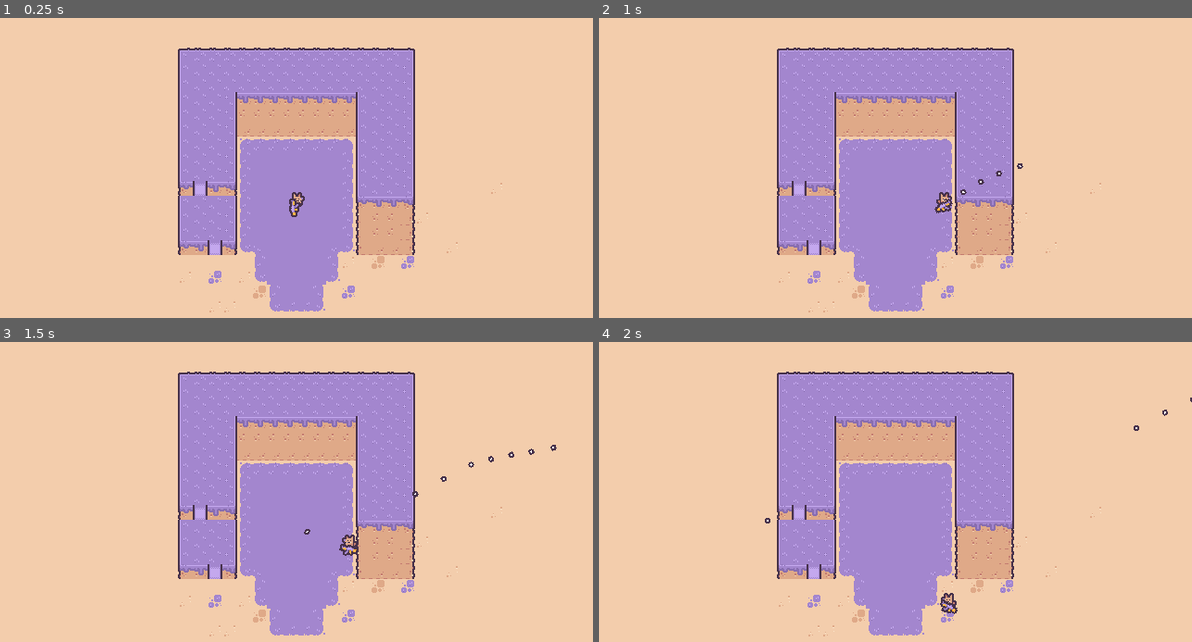
Above: before the commit, frames 1-4 (two rows, left to right).
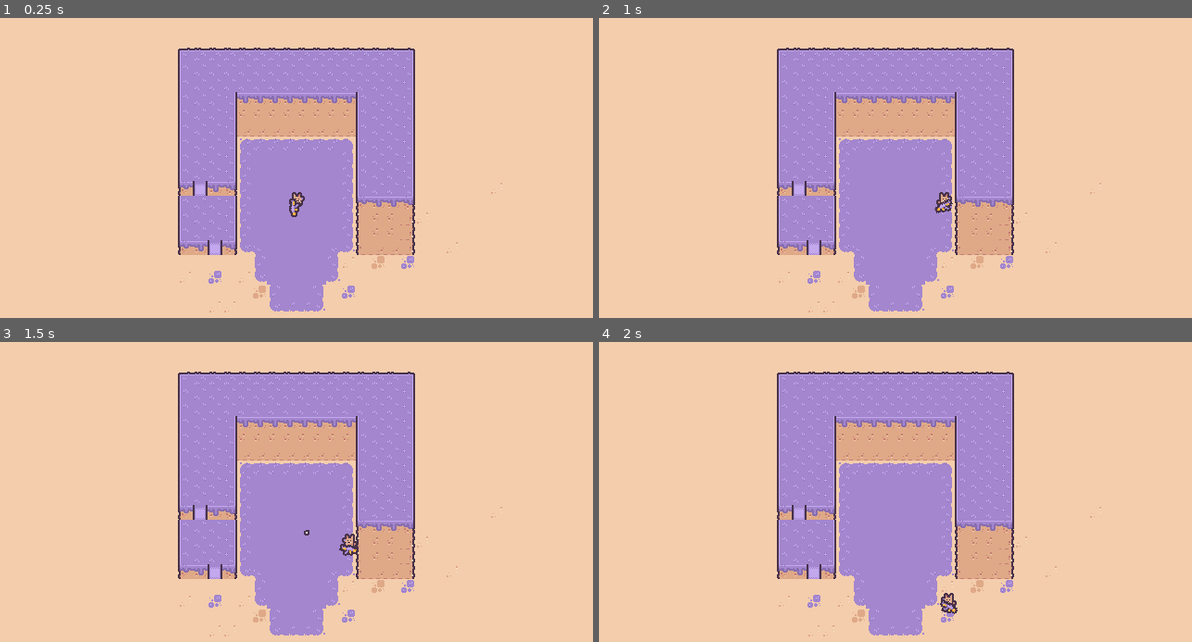
Above: after the commit, the same moments.

Repository: Razaann/Treepocalypse
Game: Godot game, scene res://Player/Player Scene/test_debug_player.tscn
Two runs of this game, one before a commit and one after it. Both use one fixed random seed, a clock stepped at 60 frames per second and the inputs below.
Inputs (mouse positions are in pixels of both pictures, inside the frame that each line leads up to):
- Up to frame 1 (0.25 s): no input
- Up to frame 2 (1 s): tap Enter at 0.5 s; move the mouse to (1025, 168) at 0.52 s; press the mouse at (1025, 168) at 0.53 s; hold D (move_right) from 0.53 s (still down)
- Up to frame 3 (1.5 s): move the mouse to (177, 525) at 1.27 s; release D (move_right) at 1.28 s; release the mouse at (177, 525) at 1.28 s; hold S (move_down) from 1.28 s (still down); click (177, 525) at 1.35 s
- Up to frame 4 (2 s): keep holding S (move_down)

Frame 1 is identical in both runs. In frame 2, less than 0.1% of the frame differs, in the area x 56-72%, y 48-63%; in frame 3, 0.1%, in the area x 51-94%, y 34-66%; in frame 4, less than 0.1%.

Commit message:
Add bullet collision and shooting spread
Add Area2D + CircleShape to bullets and handle body_entered so bullets free on hitting walls; register tilemap layer in the "wall" group and add a global_group entry for it in project.godot. Implement random shot spread in gun.gd (small angle randomness) and slightly lower gun SFX volume. Disable an imported AnimationPlayer track in player.tscn and add an onready reference to AnimationPlayer in player.gd (ready call left commented). Leaves a TODO comment to randomize SFX pitch.

Diff:
--- a/Player/Player Scene/bullet.tscn
+++ b/Player/Player Scene/bullet.tscn
@@ -3,14 +3,23 @@
 [ext_resource type="Texture2D" uid="uid://0ktwbqfvwaiy" path="res://Player/Player Assets/Tilemap/weapons_tilemap_packed.png" id="1_sv4u3"]
 [ext_resource type="Script" uid="uid://b8b2ylrdgt7pf" path="res://Player/Player Scripts/bullet.gd" id="1_xiq3n"]
 
+[sub_resource type="CircleShape2D" id="CircleShape2D_xiq3n"]
+radius = 3.0
+
 [node name="Bullet" type="Node2D" unique_id=332507488]
 script = ExtResource("1_xiq3n")
+
+[node name="VisibleOnScreenNotifier2D" type="VisibleOnScreenNotifier2D" parent="." unique_id=1351316156]
 
 [node name="Sprite2D" type="Sprite2D" parent="." unique_id=41902099]
 texture = ExtResource("1_sv4u3")
 region_enabled = true
 region_rect = Rect2(72, 48, 24, 24)
 
-[node name="VisibleOnScreenNotifier2D" type="VisibleOnScreenNotifier2D" parent="." unique_id=1351316156]
+[node name="BulletArea2D" type="Area2D" parent="." unique_id=1164314743]
+
+[node name="CollisionShape2D" type="CollisionShape2D" parent="BulletArea2D" unique_id=1483984152]
+shape = SubResource("CircleShape2D_xiq3n")
 
 [connection signal="screen_exited" from="VisibleOnScreenNotifier2D" to="." method="_on_visible_on_screen_notifier_2d_screen_exited"]
+[connection signal="body_entered" from="BulletArea2D" to="." method="_on_bullet_area_2d_body_entered"]
--- a/Player/Player Scene/gun.tscn
+++ b/Player/Player Scene/gun.tscn
@@ -15,7 +15,7 @@
 
 [node name="Shoot_Sfx" type="AudioStreamPlayer2D" parent="." unique_id=2110209091]
 stream = ExtResource("3_2phu2")
-volume_db = -10.0
+volume_db = -15.0
 
 [node name="Muzzle" type="Marker2D" parent="." unique_id=53190740]
 position = Vector2(12, -4)
--- a/Player/Player Scene/player.tscn
+++ b/Player/Player Scene/player.tscn
@@ -27,7 +27,7 @@
 loop_mode = 2
 tracks/0/type = "value"
 tracks/0/imported = false
-tracks/0/enabled = true
+tracks/0/enabled = false
 tracks/0/path = NodePath("PlayerSprite:scale")
 tracks/0/interp = 1
 tracks/0/loop_wrap = true
--- a/Player/Player Scene/test_debug_player.tscn
+++ b/Player/Player Scene/test_debug_player.tscn
@@ -5,7 +5,7 @@
 
 [node name="TestDebugPlayer" type="Node2D" unique_id=661408575]
 
-[node name="TileMapLayer" type="TileMapLayer" parent="." unique_id=1258294843]
+[node name="TileMapLayer" type="TileMapLayer" parent="." unique_id=1258294843 groups=["wall"]]
 tile_map_data = PackedByteArray("AAAQAA8AAAAAAAcAAAAXAA8AAAACAAcAAAAXAAgAAAACAAUAAAAQAAgAAAAAAAUAAAARAAgAAAABAAUAAAASAA …(4032 unchanged characters)…
 tile_set = ExtResource("1_4qulm")
 
--- a/Player/Player Scripts/bullet.gd
+++ b/Player/Player Scripts/bullet.gd
@@ -7,5 +7,11 @@
 	position += transform.x * SPEED * delta
 
 
+
 func _on_visible_on_screen_notifier_2d_screen_exited() -> void:
 	queue_free()
+
+
+func _on_bullet_area_2d_body_entered(body: Node2D) -> void:
+	if body.is_in_group("wall"):
+		queue_free()
--- a/Player/Player Scripts/gun.gd
+++ b/Player/Player Scripts/gun.gd
@@ -31,8 +31,10 @@
 	can_shoot = false
 	var bullet_instance = BULLET.instantiate()
 	get_tree().root.add_child(bullet_instance)
+	# RANDOMIZE THE SFX PITCH (BENERIN)
 	shoot_sfx.play()
 	bullet_instance.global_position = muzzle.global_position
-	bullet_instance.rotation = rotation
+	var spread_angle = randf_range(-5, 5)
+	bullet_instance.rotation = rotation + deg_to_rad(spread_angle)
 	await get_tree().create_timer(SHOOT_COOLDOWN).timeout
 	can_shoot = true
--- a/Player/Player Scripts/player.gd
+++ b/Player/Player Scripts/player.gd
@@ -5,6 +5,10 @@
 const FRICTION: int = 1000
 
 @onready var player_sprite: AnimatedSprite2D = $PlayerSprite
+@onready var player_animation: AnimationPlayer = $AnimationPlayer
+
+#func _ready() -> void:
+	#player_animation.play("idle")
 
 func _process(delta: float) -> void:
 	# Mouse position
--- a/project.godot
+++ b/project.godot
@@ -22,6 +22,10 @@
 window/size/mode=3
 window/stretch/mode="viewport"
 window/stretch/aspect="keep_height"
+
+[global_group]
+
+wall=""
 
 [input]
 
